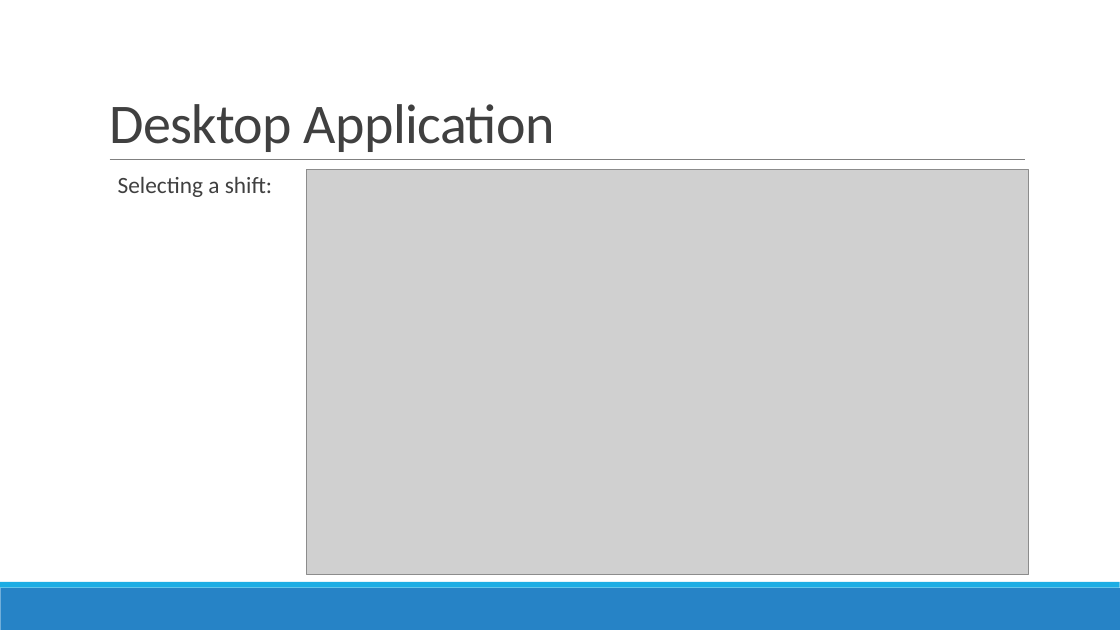
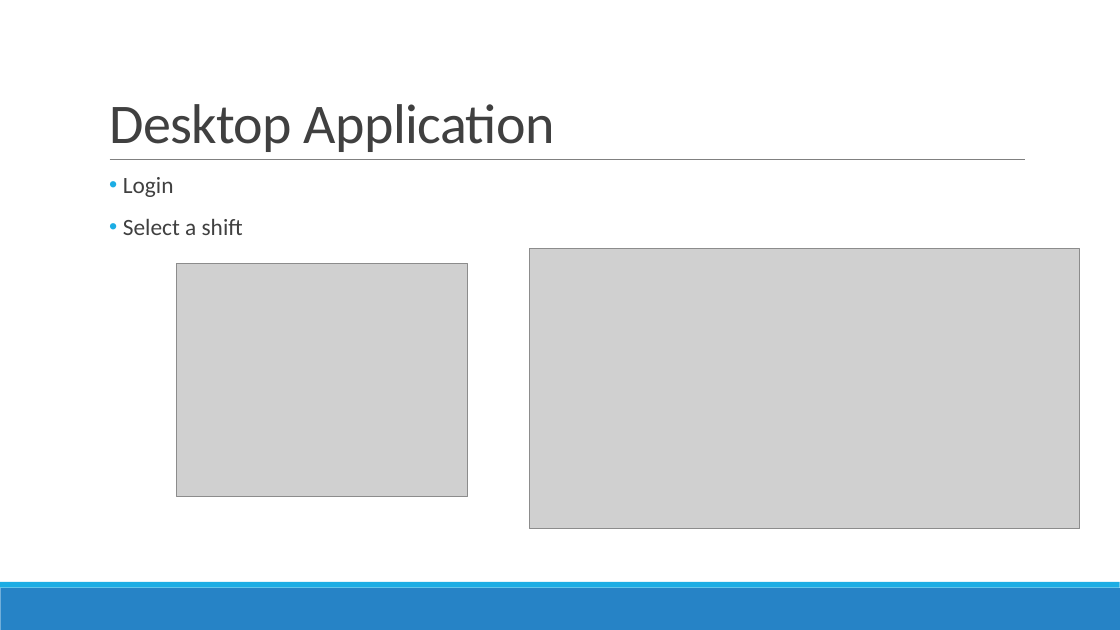
Before and after one commit to GoelBiju/Travel-Management-System, a slide deck: slide 15 of Documents/Presentation/PRCS252E - Presentation.pptx (slide 21 before the commit). Drawn at 1120x630 pixels with LibreOffice and Linux fonts; fonts in the diff are those of the drawing; grey boxes stand for pictures. Boxes give left, top, right and bottom in pixels: in the first picture for what was removed or moved away, otherwise in the second. Text is boxed around its words. In the diff, an @@ line names an element or a change of style, - is before the commit and + after.

Commit message:
Added screenshots to presentation

```diff
--- a/Documents/Presentation/PRCS252E - Presentation.pptx
+++ b/Documents/Presentation/PRCS252E - Presentation.pptx
@@ text at box(123, 177, 243, 235): text changed @@
-  Selecting a shift:
+• Login
+• Select a shift
@@ picture added at box(176, 263, 468, 497) @@
@@ picture: place and size @@
-picture at box(307, 170, 1028, 575)
+picture at box(529, 249, 1080, 529)
```
Also in this commit, not shown: 11 other slides changed, 8 slides removed.
